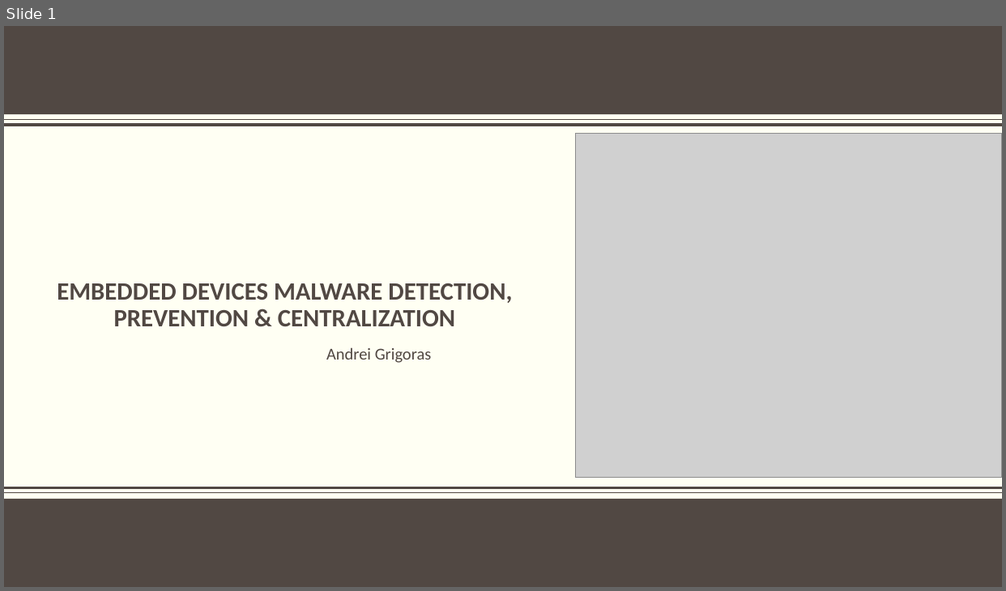
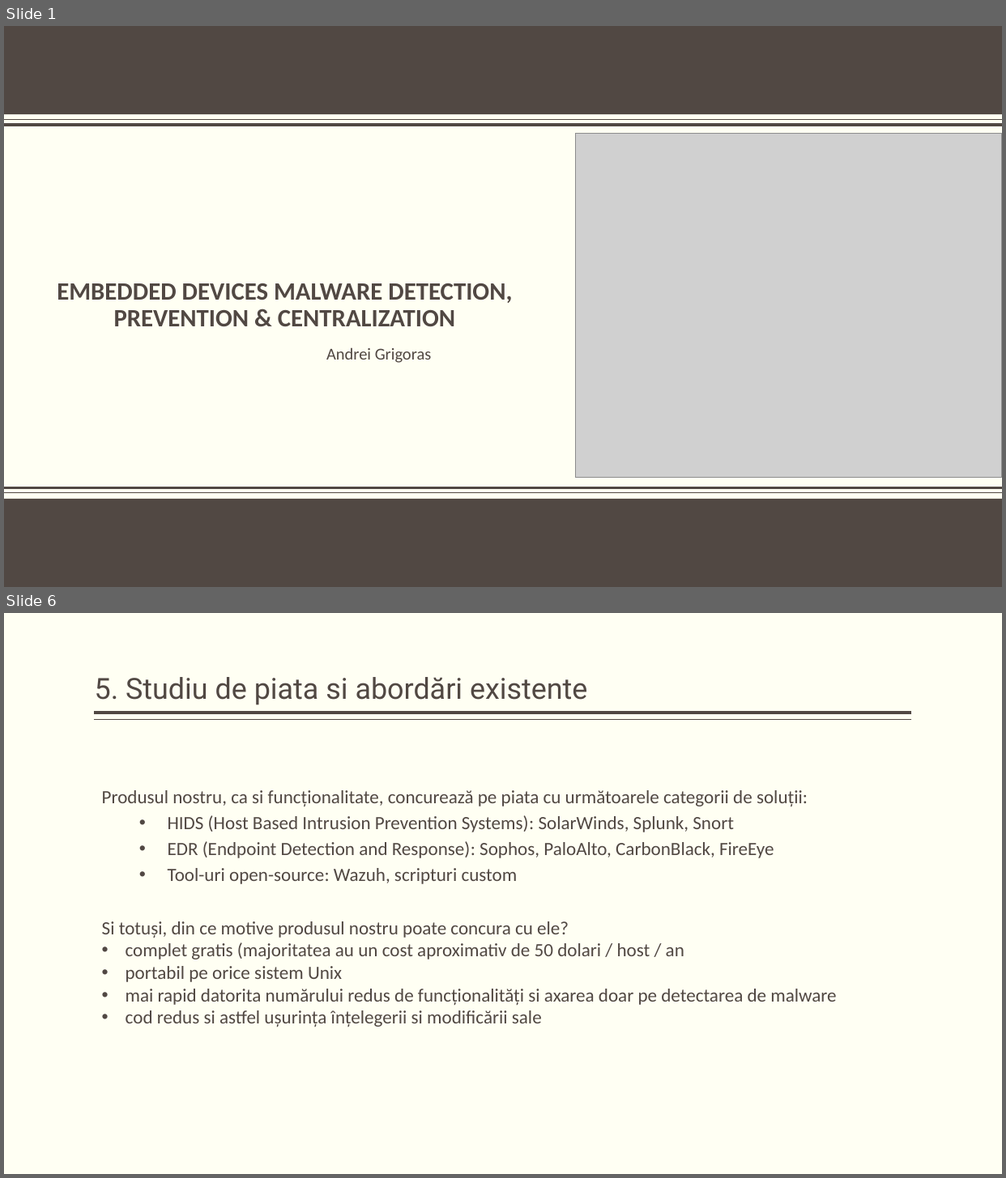
Before and after one commit to KaynRO/Proiect-Licenta, a slide deck: Embedded Devices Malware Detection, Prevention & Centralization.pptx. Shown one above the other, each under a label of ours: slide 1 before the commit, slides 1 and 6 after it; the slides between them are not shown. The pictures are 1006x591 and 1006x1178 pixels, drawn with LibreOffice and Linux fonts; fonts in the diff are those of the drawing; grey boxes stand for pictures; background and template pictures are left out. Boxes give left, top, right and bottom in pixels: in the first picture for what was removed or moved away, otherwise in the second. Text is boxed around its words. In the diff, an @@ line names an element or a change of style, - is before the commit and + after.

```diff
--- a/Embedded Devices Malware Detection, Prevention & Centralization.pptx
+++ b/Embedded Devices Malware Detection, Prevention & Centralization.pptx
@@ slide 6 added at [4, 613, 1002, 1174], background #FFFFF3 @@
@@ title added at [95, 677, 587, 705], 28 pt, text #514843 @@
+5. Studiu de piata si abordări existente
@@ line added from (912, 713) to (95, 713), #514843 3 pt @@
@@ line added from (912, 720) to (95, 720), #514843 1 pt @@
@@ text added at [102, 790, 836, 1027], 18 pt, text #514843 @@
+Produsul nostru, ca si funcționalitate, concurează pe piata cu următoarele categorii de soluții:
+  • HIDS (Host Based Intrusion Prevention Systems): SolarWinds, Splunk, Snort
+  • EDR (Endpoint Detection and Response): Sophos, PaloAlto, CarbonBlack, FireEye
+  • Tool-uri open-source: Wazuh, scripturi custom
+Si totuși, din ce motive produsul nostru poate concura cu ele?
+• complet gratis (majoritatea au un cost aproximativ de 50 dolari / host / an
+• portabil pe orice sistem Unix
+• mai rapid datorita numărului redus de funcționalități si axarea doar pe detectarea de malware
+• cod redus si astfel ușurința înțelegerii si modificării sale
```
Also in this commit, not shown: 2 slides changed, 5 other slides added, 9 slides removed, 1 other file.
